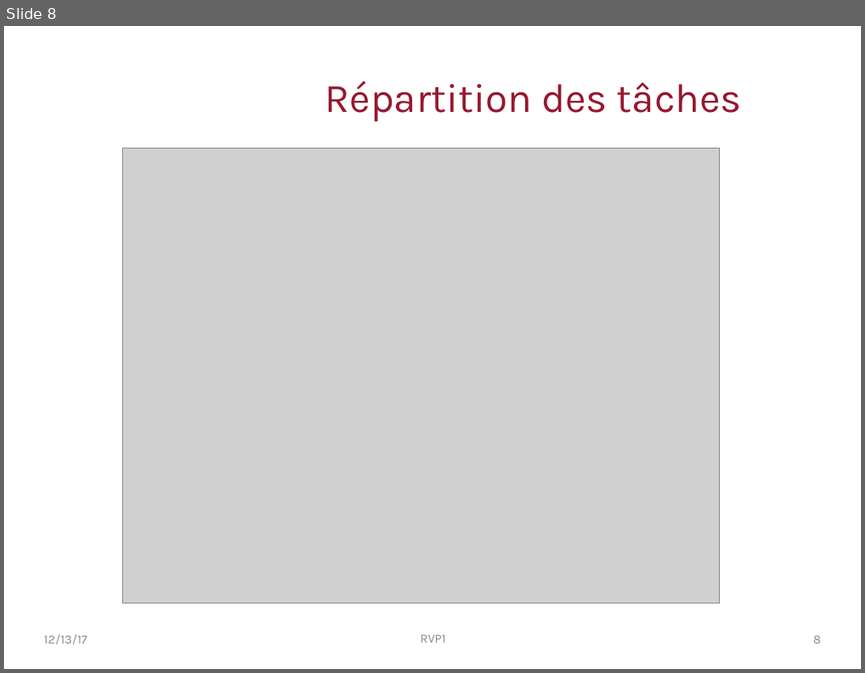
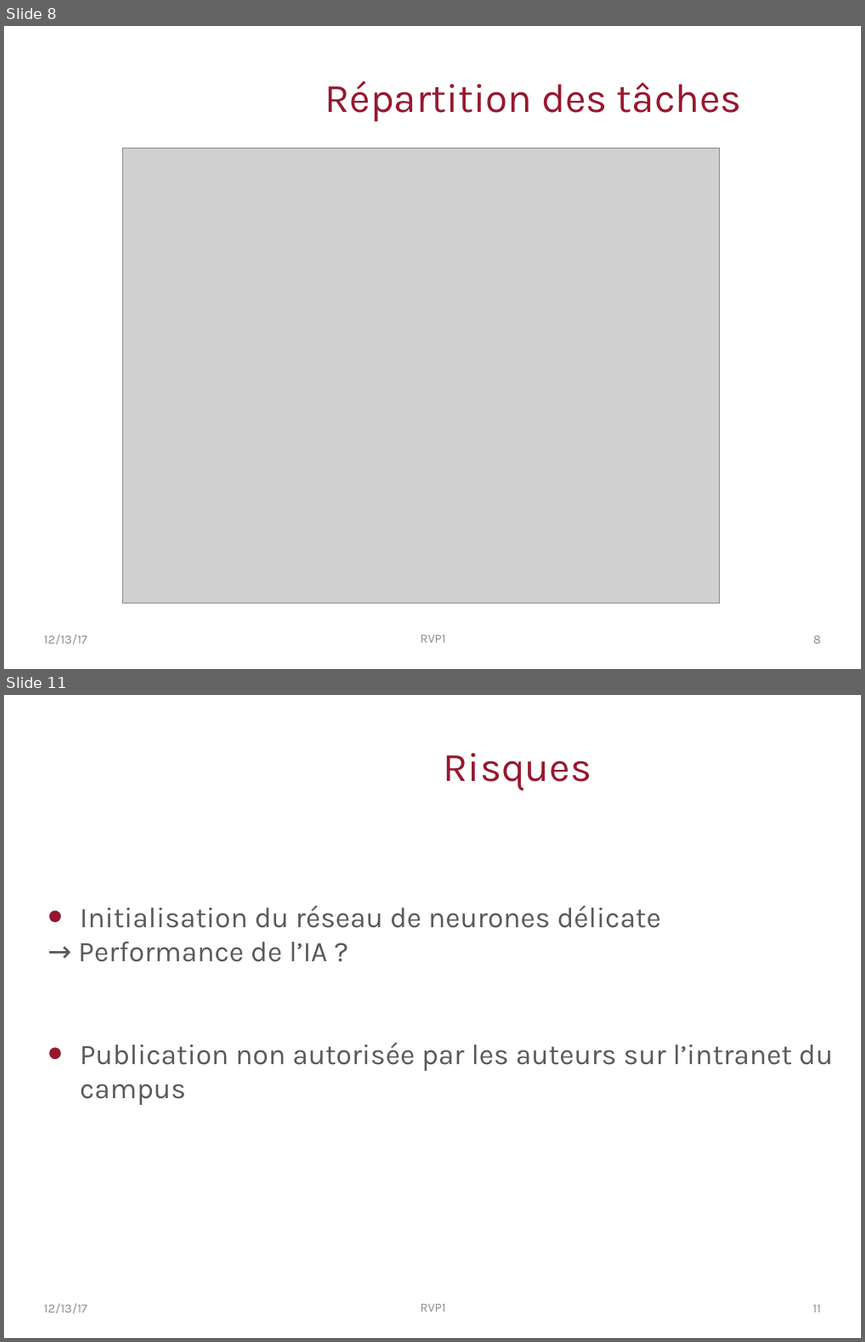
Before and after one commit to PingouinsECL/documents, a slide deck: RVP1.pptx. Shown one above the other, each under a label of ours: slide 8 before the commit, slides 8 and 11 after it; the slides between them are not shown. The pictures are 865x673 and 865x1342 pixels, drawn with LibreOffice and Linux fonts; fonts in the diff are those of the drawing; grey boxes stand for pictures; background and template pictures are left out. Boxes give left, top, right and bottom in pixels: in the first picture for what was removed or moved away, otherwise in the second. Text is boxed around its words. In the diff, an @@ line names an element or a change of style, - is before the commit and + after.

```diff
--- a/RVP1.pptx
+++ b/RVP1.pptx
@@ slide 11 added at (x1=4, y1=695, x2=861, y2=1338), background picture (left out) @@
@@ text added at (x1=443, y1=753, x2=591, y2=790), 34 pt, text #96172E @@
+Risques
@@ text added at (x1=78, y1=905, x2=833, y2=1105), 24 pt, text #595959 @@
+• Initialisation du réseau de neurones délicate
+→ Performance de l’IA ?
+• Publication non autorisée par les auteurs sur l’intranet du campus
@@ text added at (x1=44, y1=1303, x2=87, y2=1313), 10.5 pt, text #8B8B8B @@
+12/13/17
@@ text added at (x1=420, y1=1304, x2=446, y2=1311), 10.5 pt, text #8B8B8B @@
+RVP1
@@ page number added at (x1=812, y1=1304, x2=821, y2=1312), 10.5 pt, text #8B8B8B @@
+11
```
Also in this commit, not shown: 5 slides changed, 3 other slides added.
